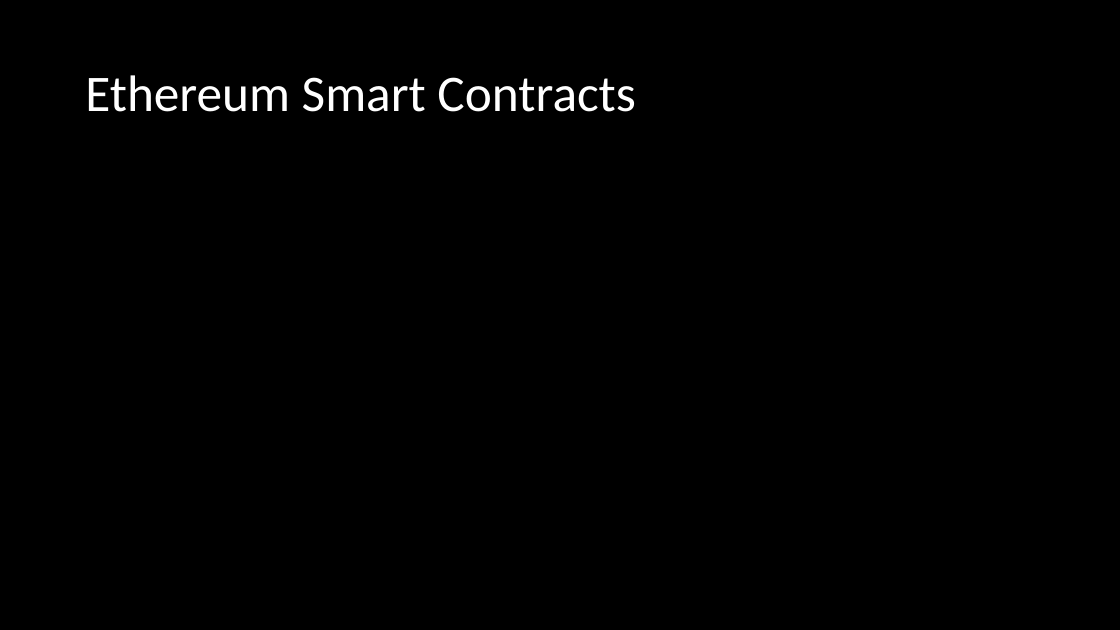
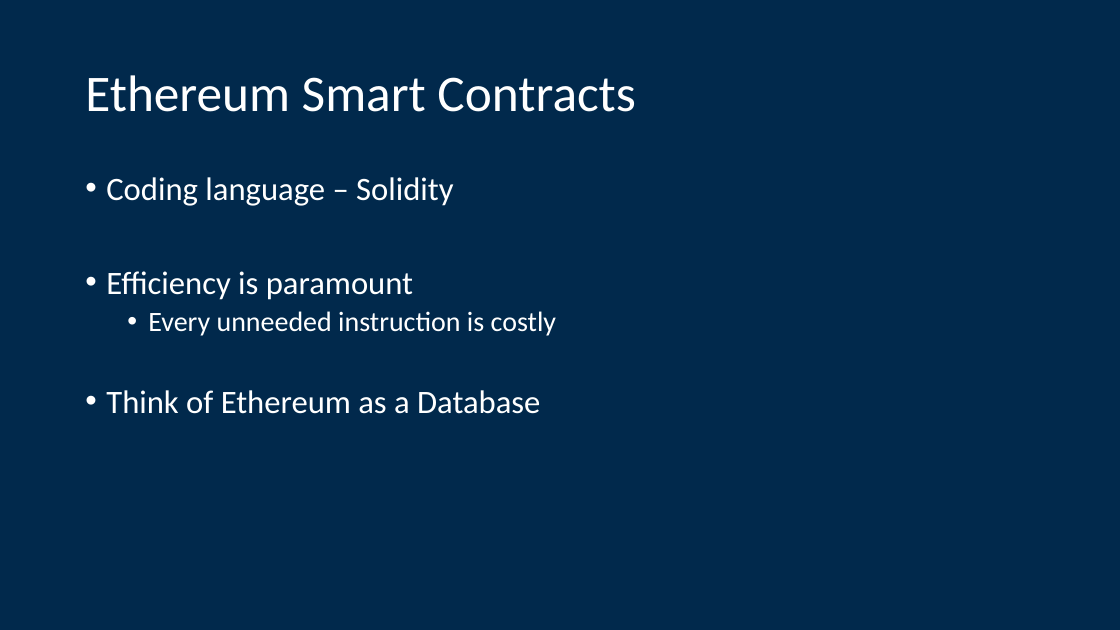
Before and after one commit to Blockchain-at-Michigan/Front-End-Workshop, a slide deck: slide 8 of presentation/Workshop_12_2_18.pptx (slide 4 before the commit). Drawn at 1120x630 pixels with LibreOffice and Linux fonts; fonts in the diff are those of the drawing. Boxes give left, top, right and bottom in pixels: in the first picture for what was removed or moved away, otherwise in the second. Text is boxed around its words. In the diff, an @@ line names an element or a change of style, - is before the commit and + after.

```diff
--- a/presentation/Workshop_12_2_18.pptx
+++ b/presentation/Workshop_12_2_18.pptx
@@ background #000000 to #01294C @@
@@ text added at bbox=[106, 177, 556, 414], 28 pt, text #FFFFFF @@
+• Coding language – Solidity
+• Efficiency is paramount
+  • Every unneeded instruction is costly
+• Think of Ethereum as a Database
```
Also in this commit, not shown: 6 other slides changed, 5 slides added, 2 slides removed, 2 other files.
